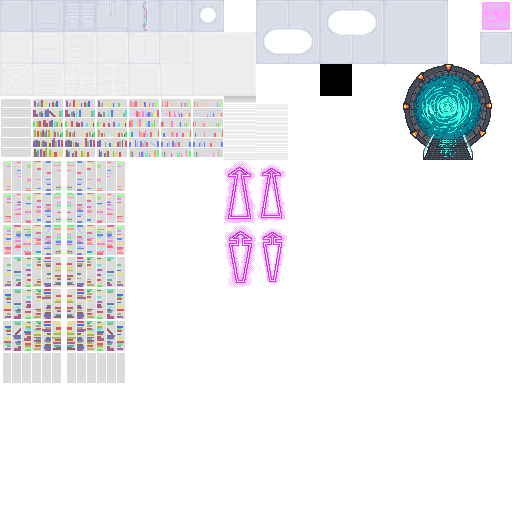
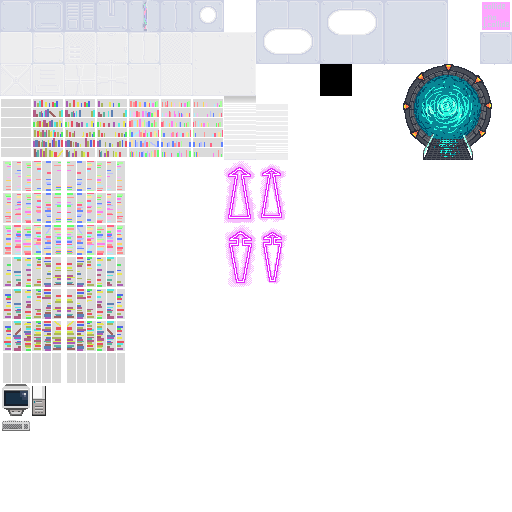
Revision of a layered 512 × 512 image; what changed, layer by layer:
painted on "root Merged" over [2, 384, 46, 431]
